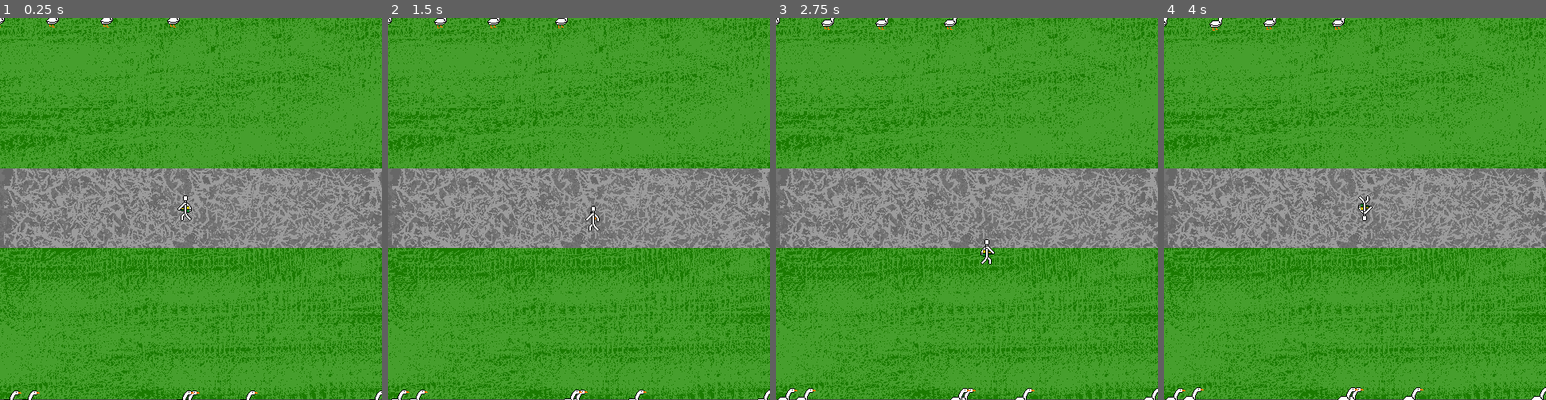
Above: before the commit, frames 1-4 (left to right).
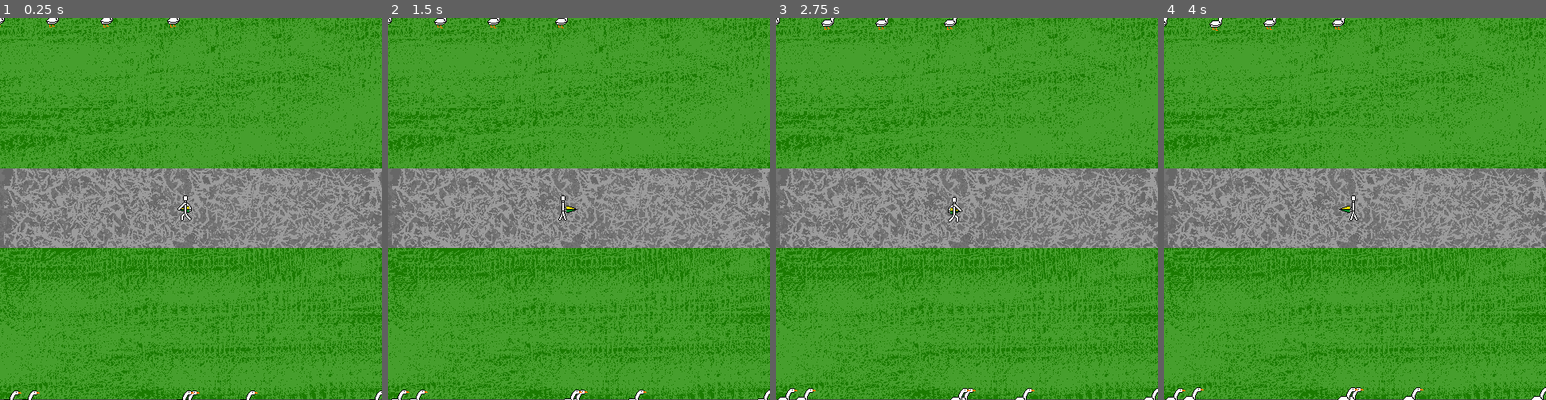
Above: after the commit, the same moments.

Repository: Qmtfive/GooseGame
Game: Godot game, scene res://Level.tscn
Two runs of this game, one before a commit and one after it. Both use one fixed random seed, a clock stepped at 60 frames per second and the inputs below.
Inputs:
- Up to frame 1 (0.25 s): no input
- Up to frame 2 (1.5 s): tap Enter at 0.5 s; hold Right (ui_right) 0.53-1.28 s; hold Space (ui_select) 0.53-1.28 s; hold Down (ui_down) from 1.28 s (still down); tap Space (ui_select) at 1.35 s
- Up to frame 3 (2.75 s): tap Space (ui_select) at 1.52, 1.82 s; release Down (ui_down) at 2.03 s; hold Right (ui_right) from 2.03 s (still down); hold Space (ui_select) from 2.03 s (still down)
- Up to frame 4 (4 s): release Right (ui_right) at 2.78 s; release Space (ui_select) at 2.78 s; hold Up (ui_up) 2.78-3.53 s; tap Space (ui_select) at 2.85, 3.02, 3.32 s; hold Left (ui_left) from 3.53 s (still down); hold Space (ui_select) from 3.53 s (still down)

The runs differ from the first frame. In frame 1, less than 0.1% of the frame differs, in the area x 0-47%, y 2-3%; in frame 2, 0.2%; in frame 3, 0.3%, in the area x 12-58%, y 2-65%; in frame 4, 0.2%.

Commit message:
Fix jank left-right attack anims

Diff:
--- a/Goose.tscn
+++ b/Goose.tscn
@@ -27,7 +27,6 @@
 [node name="GooseAnimation" type="AnimatedSprite" parent="."]
 frames = SubResource( 1 )
 animation = "Goose"
-frame = 1
 playing = true
 
 [node name="CollisionShape2D" type="CollisionShape2D" parent="."]
--- a/Level.tscn
+++ b/Level.tscn
@@ -26,20 +26,10 @@
 
 [sub_resource type="SpriteFrames" id=1]
 animations = [ {
-"frames": [ ExtResource( 4 ), ExtResource( 3 ), ExtResource( 5 ), ExtResource( 3 ) ],
+"frames": [ ExtResource( 21 ), ExtResource( 22 ), ExtResource( 23 ) ],
 "loop": true,
-"name": "WalkingDude",
-"speed": 3.0
-}, {
-"frames": [ ExtResource( 21 ), ExtResource( 22 ), ExtResource( 23 ) ],
-"loop": false,
 "name": "Attack",
 "speed": 10.0
-}, {
-"frames": [ ExtResource( 19 ), ExtResource( 11 ), ExtResource( 20 ), ExtResource( 12 ), ExtResource( 20 ), ExtResource( 11 ) ],
-"loop": true,
-"name": "WalkSide",
-"speed": 5.0
 }, {
 "frames": [ ExtResource( 13 ), ExtResource( 1 ), ExtResource( 17 ), ExtResource( 2 ), ExtResource( 17 ), ExtResource( 1 ) ],
 "loop": true,
@@ -49,6 +39,16 @@
 "frames": [ ExtResource( 15 ), ExtResource( 18 ), ExtResource( 14 ), ExtResource( 16 ), ExtResource( 14 ), ExtResource( 18 ) ],
 "loop": true,
 "name": "WalkDown",
+"speed": 5.0
+}, {
+"frames": [ ExtResource( 4 ), ExtResource( 3 ), ExtResource( 5 ), ExtResource( 3 ) ],
+"loop": true,
+"name": "WalkingDude",
+"speed": 3.0
+}, {
+"frames": [ ExtResource( 19 ), ExtResource( 11 ), ExtResource( 20 ), ExtResource( 12 ), ExtResource( 20 ), ExtResource( 11 ) ],
+"loop": true,
+"name": "WalkSide",
 "speed": 5.0
 } ]
 
@@ -82,7 +82,7 @@
 [node name="PlayerAnims" type="AnimatedSprite" parent="Player"]
 frames = SubResource( 1 )
 animation = "Attack"
-frame = 2
+frame = 1
 playing = true
 
 [node name="CollisionShape2D" type="CollisionShape2D" parent="Player"]
@@ -112,7 +112,7 @@
 disabled = true
 
 [node name="AttackTimer" type="Timer" parent="Player/AttackDetect"]
-wait_time = 0.05
+wait_time = 0.5
 one_shot = true
 
 [node name="PedSpawnTimer" type="Timer" parent="."]
--- a/Player.gd
+++ b/Player.gd
@@ -13,13 +13,14 @@
 
 func _process(delta):
 	if attacking != true:
+		anims.rotation = deg2rad(0)
 		var velocity = Vector2()  # The player's movement vector.
 		if Input.is_action_pressed("ui_right"):
 			velocity.x += 1
-			attackdir = 0
+			attackdir = 2
 		if Input.is_action_pressed("ui_left"):
 			velocity.x -= 1
-			attackdir = 2
+			attackdir = 0
 		if Input.is_action_pressed("ui_down"):
 			velocity.y += 1
 			attackdir = 3
@@ -29,13 +30,14 @@
 		if Input.is_action_pressed("ui_select"):
 			anims.flip_h = false
 			attacking = true
+			#The order is slightly messed up, blame me - Rob
 			if attackdir == 0:
 				$AttackDetect/AttackLeft.disabled = false
 			elif attackdir == 1:
 				anims.rotation = deg2rad(90)
 				$AttackDetect/AttackUp.disabled = false
 			elif attackdir == 2:
-				anims.rotation = deg2rad(180)
+				anims.flip_h = true
 				$AttackDetect/AttackRight.disabled = false
 			elif attackdir == 3:
 				anims.rotation = deg2rad(270)
@@ -60,7 +62,7 @@
 
 func _on_AttackTimer_timeout():
 	attacking = false
-	anims.rotation = deg2rad(0)
+	#anims.rotation = deg2rad(0)
 	anims.stop()
 	$AttackDetect/AttackTimer.stop()
 	$AttackDetect/AttackLeft.disabled = true
Not shown: 1 places in Goose.tscn that only renumber resources
